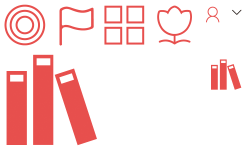
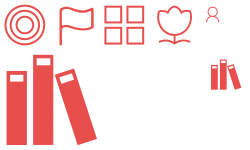
Comparing the layer stacks of the two (250, 150) images. Changes:
pixels changed over [232, 9, 242, 15] (layer not identified)
